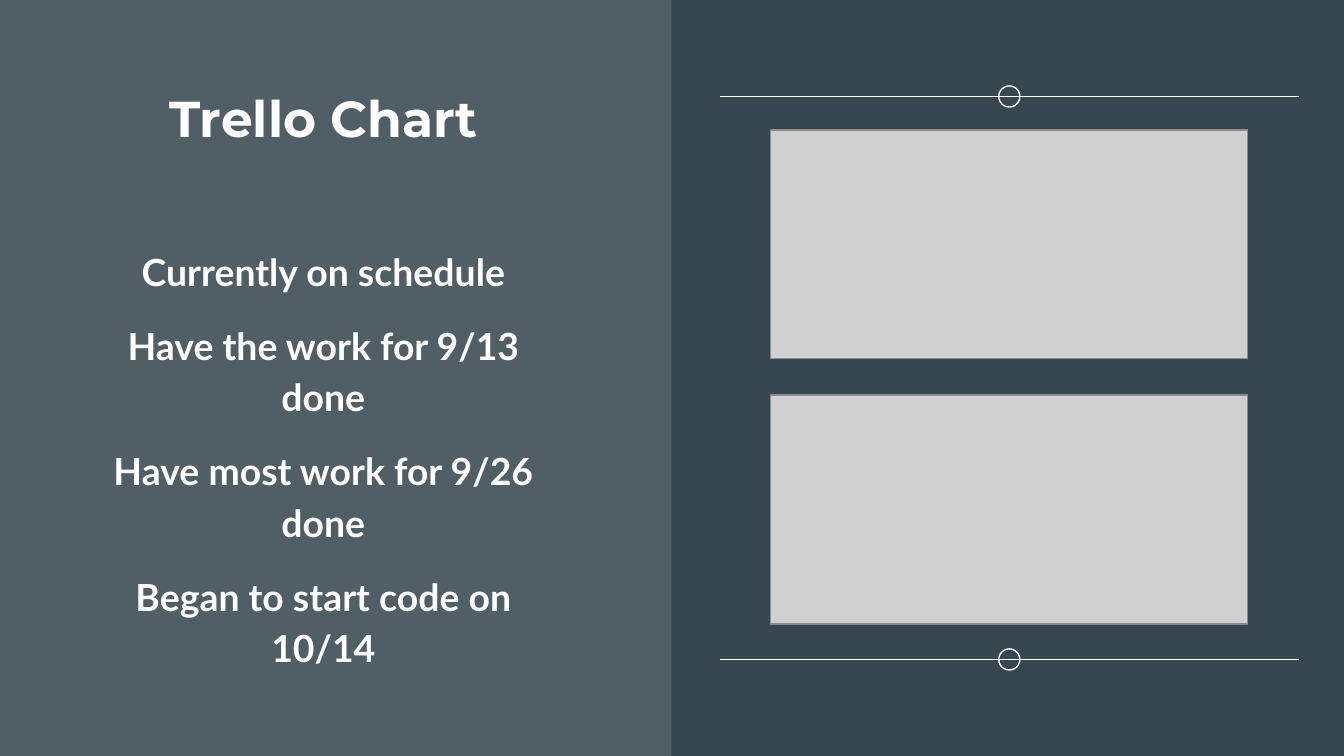
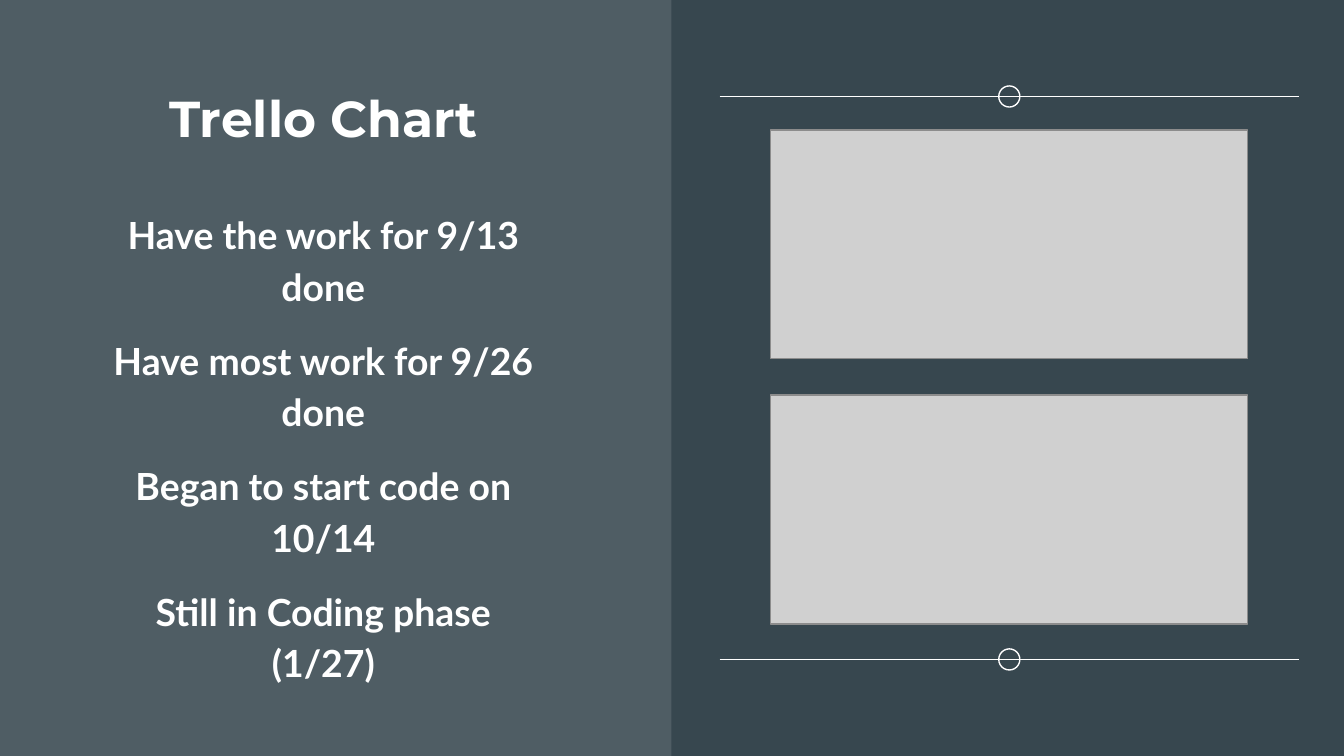
Before and after one commit to UnterLort/EverythingBasketball, a slide deck: slide 9 of documents/Everything_Basketball_progress.pptx. Drawn at 1344x756 pixels with LibreOffice and Linux fonts; fonts in the diff are those of the drawing; grey boxes stand for pictures. Boxes give left, top, right and bottom in pixels: in the first picture for what was removed or moved away, otherwise in the second. Text is boxed around its words. In the diff, an @@ line names an element or a change of style, - is before the commit and + after.

```diff
--- a/documents/Everything_Basketball_progress.pptx
+++ b/documents/Everything_Basketball_progress.pptx
@@ rectangle at (0,0,672,755): fill #FFFFFF at 13% opacity to #FFFFFF at 12% opacity @@
@@ text "Have the work for 9/13 ...": place and size @@
-text "Have the work for 9/13 ..." at (113,258,533,664)
+text "Have the work for 9/13 ..." at (113,221,533,683)
@@ text at (142,258,505,293): paragraph removed @@
-Currently on schedule
@@ text at (135,472,512,554): less space between paragraphs @@
@@ text at (156,598,491,683): paragraph added @@
+Still in Coding phase (1/27)
```
Also in this commit, not shown: 10 other slides changed, 1 slide added, 2 other files.
